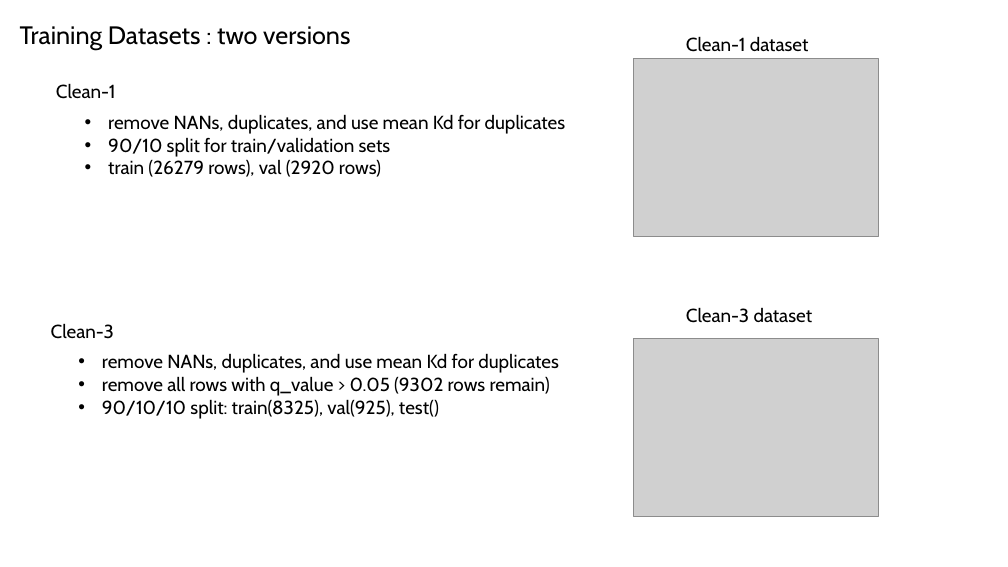
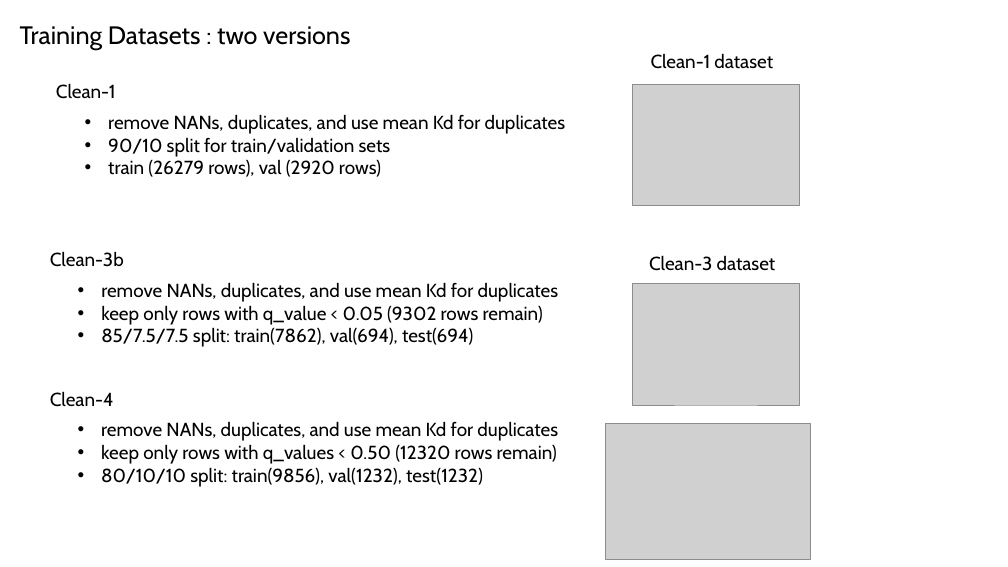
Before and after one commit to planaria158/BERT-antibody-antigen-binding-energy, a slide deck: slide 4 of Homework-aAlphaBio.pptx. Drawn at 1008x567 pixels with LibreOffice and Linux fonts; fonts in the diff are those of the drawing; grey boxes stand for pictures. Boxes give left, top, right and bottom in pixels: in the first picture for what was removed or moved away, otherwise in the second. Text is boxed around its words. In the diff, an @@ line names an element or a change of style, - is before the commit and + after.

```diff
--- a/Homework-aAlphaBio.pptx
+++ b/Homework-aAlphaBio.pptx
@@ text "Clean-1 dataset": place and size @@
-text "Clean-1 dataset" at bbox=[686, 36, 809, 52]
+text "Clean-1 dataset" at bbox=[651, 53, 773, 69]
@@ picture: place and size @@
-picture at bbox=[634, 58, 878, 237]
+picture at bbox=[633, 84, 800, 206]
@@ text at bbox=[50, 251, 124, 267]: text changed @@
-Clean-3
+Clean-3b
@@ text "Clean-3 dataset": place and size @@
-text "Clean-3 dataset" at bbox=[686, 307, 813, 323]
+text "Clean-3 dataset" at bbox=[649, 255, 776, 271]
@@ text "remove NANs, duplicates, and use ...": place and size @@
-text "remove NANs, duplicates, and use ..." at bbox=[102, 353, 559, 419]
+text "remove NANs, duplicates, and use ..." at bbox=[101, 282, 559, 347]
@@ picture: place and size @@
-picture at bbox=[634, 338, 878, 516]
+picture at bbox=[633, 284, 800, 405]
@@ text at bbox=[101, 305, 543, 347]: text changed @@
-• remove all rows with q_value > 0.05 (9302 rows remain)
-• 90/10/10 split: train(8325), val(925), test()
+• keep only rows with q_value < 0.05 (9302 rows remain)
+• 85/7.5/7.5 split: train(7862), val(694), test(694)
@@ text added at bbox=[50, 391, 114, 407], 18 pt, text #000000 @@
+Clean-4
@@ text added at bbox=[101, 421, 558, 487], 18 pt, text #000000 @@
+• remove NANs, duplicates, and use mean Kd for duplicates
+• keep only rows with q_values < 0.50 (12320 rows remain)
+• 80/10/10 split: train(9856), val(1232), test(1232)
@@ picture added at bbox=[606, 423, 811, 560] @@
```
Also in this commit, not shown: 13 other slides changed, 4 slides added, 2 slides removed.
